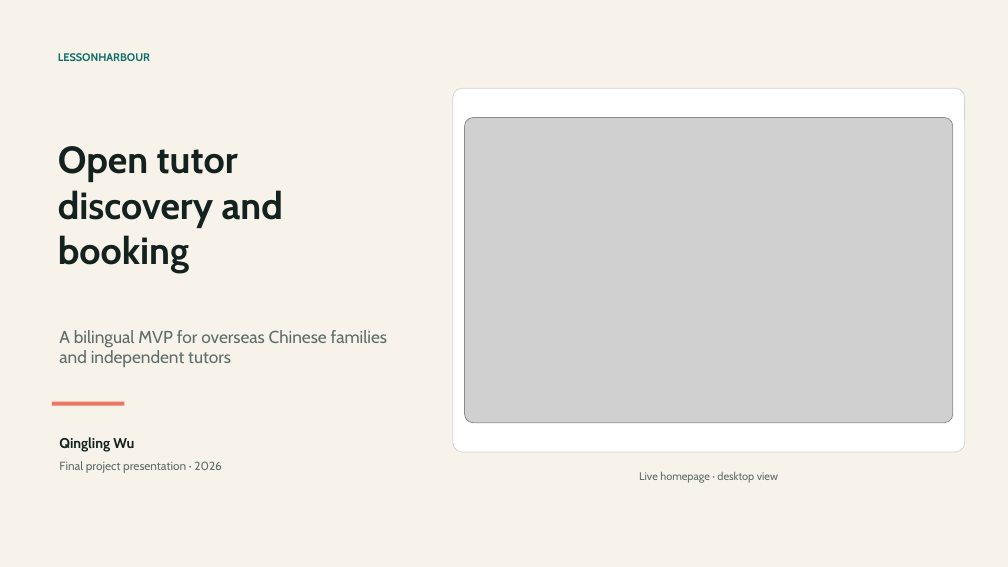
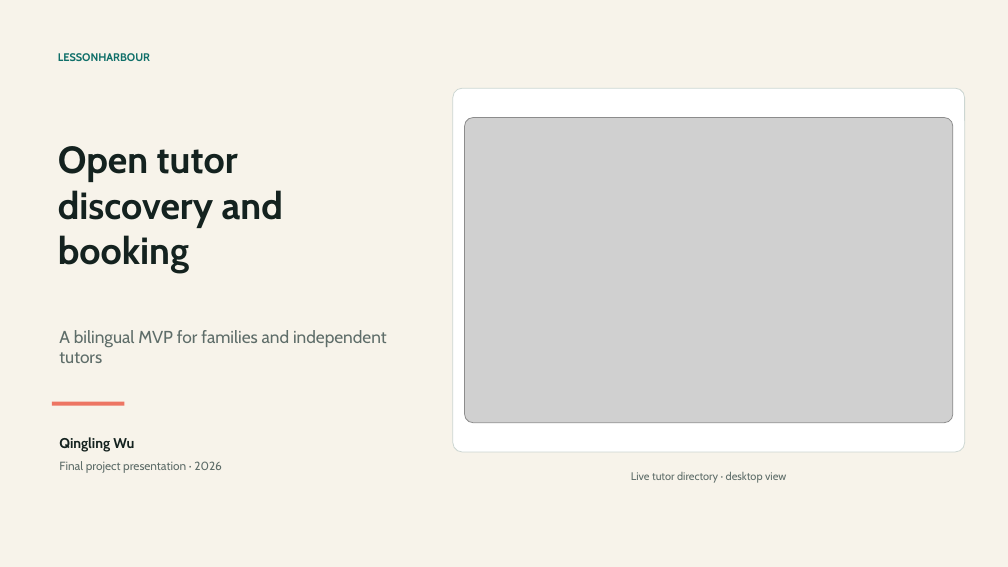
Before and after one commit to qwu-570/lessonharbour, a slide deck: slide 1 of docs/presentation/LessonHarbour-Project-Presentation.pptx. Drawn at 1008x567 pixels with LibreOffice and Linux fonts; fonts in the diff are those of the drawing; grey boxes stand for pictures. Boxes give left, top, right and bottom in pixels: in the first picture for what was removed or moved away, otherwise in the second. Text is boxed around its words. In the diff, an @@ line names an element or a change of style, - is before the commit and + after.

Commit message:
Update presentation cover audience wording

```diff
--- a/docs/presentation/LessonHarbour-Project-Presentation.pptx
+++ b/docs/presentation/LessonHarbour-Project-Presentation.pptx
@@ text at (59, 330, 387, 363): text changed @@
-A bilingual MVP for overseas Chinese families and independent tutors
+A bilingual MVP for families and independent tutors
@@ text at (631, 472, 786, 482): text changed @@
-Live homepage · desktop view
+Live tutor directory · desktop view
```
